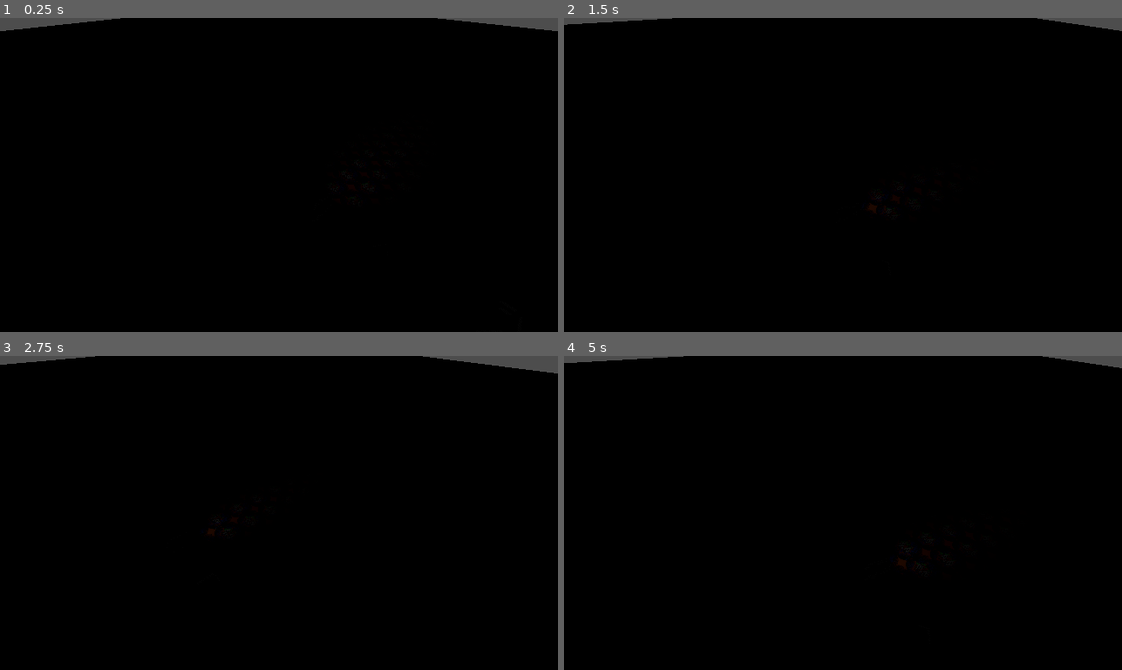
Above: before the commit, frames 1-4 (two rows, left to right).
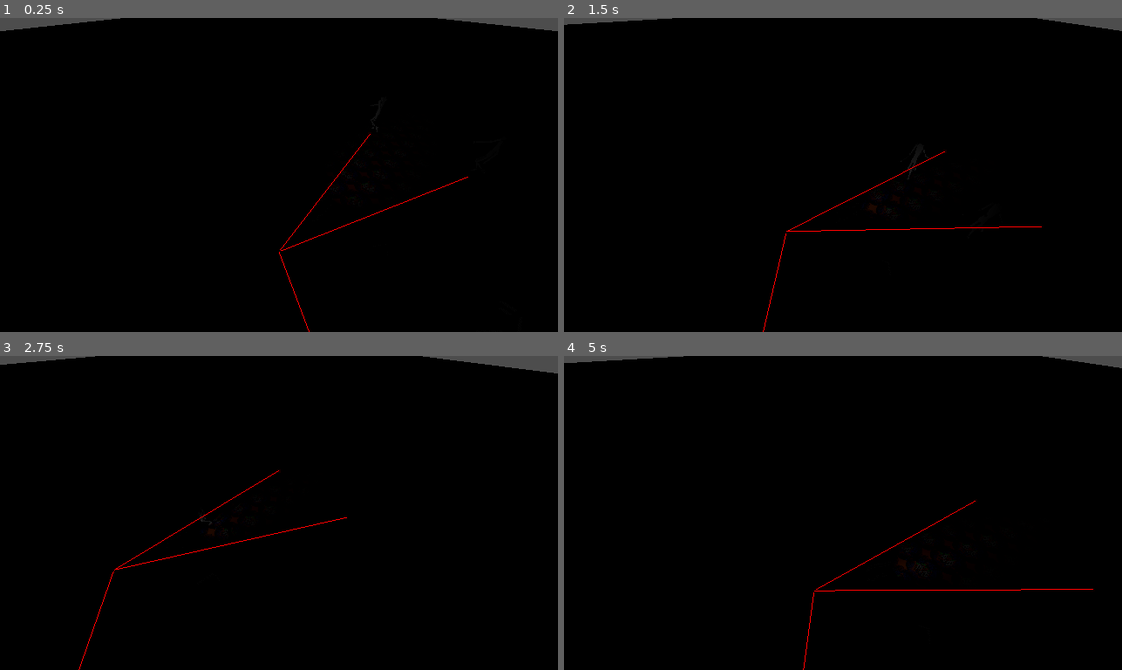
Above: after the commit, the same moments.

Repository: officialErnests/mut-4rr-
Game: Godot game, scene res://Scenes/test.tscn
Two runs of this game, one before a commit and one after it. Both use one fixed random seed, a clock stepped at 60 frames per second and the inputs below.
Inputs (mouse positions are in pixels of both pictures, inside the frame that each line leads up to):
- Up to frame 1 (0.25 s): no input
- Up to frame 2 (1.5 s): tap Enter at 0.5 s; move the mouse to (965, 159) at 0.52 s; hold D (right) 0.53-1.28 s; tap Q (rot_cam_left) at 0.6 s; move the mouse to (731, 190) at 1.27 s; hold S (backward) from 1.28 s (still down); tap E (rot_cam_right) at 1.35 s
- Up to frame 3 (2.75 s): move the mouse to (334, 443) at 2.02 s; release S (backward) at 2.03 s; hold D (right) from 2.03 s (still down); hold Shift (sprint) from 2.03 s (still down)
- Up to frame 4 (5 s): move the mouse to (815, 575) at 2.77 s; release D (right) at 2.78 s; release Shift (sprint) at 2.78 s; hold W (forward) 2.78-3.53 s; right-click (815, 575) at 2.85 s; move the mouse to (1010, 560) at 3.52 s; hold A (left) from 3.53 s (still down); click (1010, 560) at 3.6 s; move the mouse to (675, 465) at 4.27 s; tap Q (rot_cam_left) at 4.35 s

The runs differ from the first frame. In frame 1, 0.2% of the frame differs, in the area x 50-84%, y 36-100%; in frame 2, 0.3%, in the area x 35-86%, y 42-100%; in frame 3, 0.3%; in frame 4, 0.3%.

Commit message:
v0.2.3 NPC WALK - they do be shmoving :DD

Diff:
--- a/Scenes/npc.tscn
+++ b/Scenes/npc.tscn
@@ -1,43 +1,57 @@
-[gd_scene load_steps=6 format=3 uid="uid://bvyc5gq1qi2qw"]
+[gd_scene load_steps=7 format=3 uid="uid://bvyc5gq1qi2qw"]
 
 [ext_resource type="PackedScene" uid="uid://dtohjmomqtvq3" path="res://Scenes/body.tscn" id="1_acqhf"]
 [ext_resource type="Script" uid="uid://cu87j6ixino62" path="res://Scripts/npc/npc_manager.gd" id="1_xxsvc"]
+[ext_resource type="Script" uid="uid://qm1ashy2r86i" path="res://Scripts/npc/npc_navigation.gd" id="3_g6unj"]
 
 [sub_resource type="CapsuleShape3D" id="CapsuleShape3D_acqhf"]
 radius = 0.29003906
 height = 1.5952148
 
 [sub_resource type="SphereShape3D" id="SphereShape3D_acqhf"]
-radius = 2.0
+radius = 4.0
 
 [sub_resource type="BoxShape3D" id="BoxShape3D_xxsvc"]
 size = Vector3(2, 2, 2)
 
-[node name="NPC" type="RigidBody3D" node_paths=PackedStringArray("detection_hitbox", "pickup_hitbox")]
+[node name="NPC" type="RigidBody3D" node_paths=PackedStringArray("interaction_hitbox", "vision_hitbox", "navigator")]
 axis_lock_angular_x = true
 axis_lock_angular_z = true
+linear_damp = 1.0
+angular_damp = 5.0
 script = ExtResource("1_xxsvc")
-detection_hitbox = NodePath("Vision")
-pickup_hitbox = NodePath("PickupArea")
+interaction_hitbox = NodePath("InteractionHitbox")
+vision_hitbox = NodePath("Vision")
+navigator = NodePath("Navigator")
 
 [node name="Body" parent="." instance=ExtResource("1_acqhf")]
+transform = Transform3D(-1, 0, 8.742278e-08, 0, 1, 0, -8.742278e-08, 0, -1, 0, 0, 0)
 
 [node name="CollisionShape3D" type="CollisionShape3D" parent="."]
-transform = Transform3D(1, 0, 0, 0, 1, 0, 0, 0, 1, 0, 0.7976074, 0)
+transform = Transform3D(-1, 0, 8.742278e-08, 0, 1, 0, -8.742278e-08, 0, -1, 0, 0.7976074, 0)
 shape = SubResource("CapsuleShape3D_acqhf")
 
 [node name="Vision" type="Area3D" parent="."]
-transform = Transform3D(1, 0, 0, 0, 1, 0, 0, 0, 1, 0, 1.4, 0)
+transform = Transform3D(-1, 0, 8.742278e-08, 0, 1, 0, -8.742278e-08, 0, -1, 0, 1.4, 0)
 
 [node name="CollisionShape3D" type="CollisionShape3D" parent="Vision"]
-transform = Transform3D(1, 0, 0, 0, 1, 0, 0, 0, 1, 0, 0, 2)
+transform = Transform3D(1, 0, 0, 0, 1, 0, 0, 0, 1, 0, 0, 4)
 shape = SubResource("SphereShape3D_acqhf")
 
+[node name="Navigator" type="Node" parent="." node_paths=PackedStringArray("naviagtion_agent", "rigid_body", "body")]
+script = ExtResource("3_g6unj")
+naviagtion_agent = NodePath("../NavigationAgent3D")
+rigid_body = NodePath("..")
+body = NodePath("../Body")
+
 [node name="NavigationAgent3D" type="NavigationAgent3D" parent="."]
+path_desired_distance = 0.9
+path_height_offset = 1.0
+debug_enabled = true
 
-[node name="PickupArea" type="Area3D" parent="."]
-transform = Transform3D(-1, 0, 0, 0, 1, 0, 0, 0, -1, 0, -0.020662546, 0)
+[node name="InteractionHitbox" type="Area3D" parent="."]
+transform = Transform3D(1, 0, -8.742278e-08, 0, 1, 0, 8.742278e-08, 0, 1, 0, -0.020662546, 0)
 
-[node name="CollisionShape3D" type="CollisionShape3D" parent="PickupArea"]
+[node name="CollisionShape3D" type="CollisionShape3D" parent="InteractionHitbox"]
 transform = Transform3D(1, 0, 0, 0, 1, 0, 0, 0, 1, 0, 1, -1)
 shape = SubResource("BoxShape3D_xxsvc")
--- a/Scenes/test.tscn
+++ b/Scenes/test.tscn
@@ -10,8 +10,9 @@
 [ext_resource type="Script" uid="uid://cktt5pl0bvboc" path="res://Scripts/utils/global_node.gd" id="7_0c07c"]
 
 [sub_resource type="NavigationMesh" id="NavigationMesh_5wyu1"]
-vertices = PackedVector3Array(-49.5, 0.5, -49.5, -49.5, 0.5, 49.5, 49.5, 0.5, 49.5, 49.5, 0.5, -49.5)
-polygons = [PackedInt32Array(3, 2, 0), PackedInt32Array(0, 2, 1)]
+vertices = PackedVector3Array(-49.25, 0.5, 4.5, -10.25, 0.5, 4.5, -9.75, 0.5, 3.25, -7.75, 0.5, -49.25, -49.25, 0.5, -49.25, -7.75, 0.5, 3.25, 5, 0.5, 3.25, 5, 0.5, -49.25, 7, 0.5, 3.25, 7.5, 0.5, 4.5, 49.25, 0.5, 4.5, 49.25, 0.5, -49.25, -9.75, 0.5, 6, -49.25, 0.5, 49.25, -8.5, 0.5, 49.25, -8.25, 0.5, 6, 7, 0.5, 6, 5.75, 0.5, 49.25, 49.25, 0.5, 49.25, 5.5, 0.5, 6)
+polygons = [PackedInt32Array(1, 0, 2), PackedInt32Array(2, 0, 4), PackedInt32Array(2, 4, 3), PackedInt32Array(3, 5, 2), PackedInt32Array(3, 7, 5), PackedInt32Array(5, 7, 6), PackedInt32Array(9, 8, 10), PackedInt32Array(10, 8, 11), PackedInt32Array(11, 8, 7), PackedInt32Array(8, 6, 7), PackedInt32Array(1, 12, 0), PackedInt32Array(0, 12, 13), PackedInt32Array(13, 12, 14), PackedInt32Array(12, 15, 14), PackedInt32Array(9, 10, 16), PackedInt32Array(16, 10, 18), PackedInt32Array(16, 18, 17), PackedInt32Array(17, 19, 16), PackedInt32Array(15, 19, 14), PackedInt32Array(14, 19, 17)]
+agent_radius = 1.0
 
 [sub_resource type="StandardMaterial3D" id="StandardMaterial3D_8od7v"]
 albedo_texture = ExtResource("1_lc1oi")
@@ -23,6 +24,9 @@
 
 [sub_resource type="WorldBoundaryShape3D" id="WorldBoundaryShape3D_ys1qc"]
 
+[sub_resource type="BoxShape3D" id="BoxShape3D_0c07c"]
+size = Vector3(16, 2, 1)
+
 [node name="Node3D" type="Node3D"]
 
 [node name="Player" parent="." instance=ExtResource("2_8od7v")]
@@ -31,7 +35,13 @@
 script = ExtResource("6_5wyu1")
 
 [node name="NPC" parent="NPC_MASTER" instance=ExtResource("6_0c07c")]
-transform = Transform3D(1, 0, 0, 0, 1, 0, 0, 0, 1, 3, 1.0135527, -5)
+transform = Transform3D(-1, 0, 8.742278e-08, 0, 1, 0, -8.742278e-08, 0, -1, 3, 1.0135527, -7.1115646)
+
+[node name="NPC2" parent="NPC_MASTER" instance=ExtResource("6_0c07c")]
+transform = Transform3D(-1, 0, 8.742278e-08, 0, 1, 0, -8.742278e-08, 0, -1, -1, 1.0135527, -7.1115646)
+
+[node name="NPC3" parent="NPC_MASTER" instance=ExtResource("6_0c07c")]
+transform = Transform3D(-1, 0, 8.742278e-08, 0, 1, 0, -8.742278e-08, 0, -1, 0, 1.0135527, 9.888435)
 
 [node name="Map" type="NavigationRegion3D" parent="."]
 navigation_mesh = SubResource("NavigationMesh_5wyu1")
@@ -45,6 +55,13 @@
 
 [node name="CollisionShape3D" type="CollisionShape3D" parent="Map/StaticBody3D"]
 shape = SubResource("WorldBoundaryShape3D_ys1qc")
+
+[node name="StaticBody3D2" type="StaticBody3D" parent="Map"]
+collision_layer = 3
+
+[node name="CollisionShape3D2" type="CollisionShape3D" parent="Map/StaticBody3D2"]
+transform = Transform3D(1, 0, 0, 0, 1, 0, 0, 0, 1, -1.5, 1, 4.644211)
+shape = SubResource("BoxShape3D_0c07c")
 
 [node name="Items" type="Node3D" parent="."]
 
@@ -63,3 +80,6 @@
 
 [node name="Item_preset2" parent="Items" instance=ExtResource("5_5wyu1")]
 transform = Transform3D(1, 0, 0, 0, 1, 0, 0, 0, 1, 5, 0, -2)
+params = {
+"door_key": 1
+}
--- a/Scripts/globals/enums.gd
+++ b/Scripts/globals/enums.gd
@@ -12,6 +12,7 @@
 	KILLTIME,
 	ITEM_FIND,
 	ITEM_PICKUP,
+	ITEM_WALKTO,
 	FINDROOM,
 	ATTACK,
 	DEFEND,
@@ -19,5 +20,5 @@
 	ACTIVATE,
 	EAT,
 	DRINK,
-	WALKTO
+	ROOM_WALKTO
 }
--- a/Scripts/globals/global.gd
+++ b/Scripts/globals/global.gd
@@ -6,3 +6,15 @@
 var main_item_holder: Node3D
 
 var global_nodes = {}
+
+func arrToStr(p_input_arr, p_indent) -> String:
+	var result_string = repeatString("\t", p_indent) + "["
+	for iter_string in p_input_arr:
+		result_string += "\n\t" + repeatString("\t", p_indent) + str(iter_string)
+	result_string += "\n" + repeatString("\t", p_indent) +  "]"
+	return result_string
+
+func repeatString(p_string, p_times) -> String:
+	var result = ""
+	for x in range(p_times): result += p_string
+	return result
--- a/Scripts/npc/main/npc_master.gd
+++ b/Scripts/npc/main/npc_master.gd
@@ -7,9 +7,9 @@
 	updateNpcs()
 
 func updateNpcs():
-	for npc in npc_list:
-		npc.update()
+	for iter_npc in npc_list:
+		iter_npc.update()
 
 func initNpcList():
-	for npc in get_children():
-		npc_list.append(npc)
+	for iter_npc in get_children():
+		npc_list.append(iter_npc)
--- a/Scripts/npc/npc_manager.gd
+++ b/Scripts/npc/npc_manager.gd
@@ -1,8 +1,10 @@
 class_name npc extends RigidBody3D
 
-@export var detection_hitbox: Area3D
-@export var pickup_hitbox: Area3D
+@export var interaction_hitbox: Area3D
+@export var vision_hitbox: Area3D
+@export var navigator: Node
 var priority_list: Array[Idea] = []
+var idea_cycle_now := 0
 
 func _ready() -> void:
 	# Finds and picks up first key since funny shit XD
@@ -11,45 +13,62 @@
 func update():
 	var is_decision_made = false
 	var i = -1
+	idea_cycle_now += 1
+	var DEBRAKER = 10
+	print("START of tought\n" + global.arrToStr(priority_list, 0) + "")
 	while i < priority_list.size() - 1:
+		DEBRAKER -= 1
+		if DEBRAKER <= 0: break
 		i += 1
+		print("ITER " + str(i))
 		var tought = priority_list[i]
+		if tought.idea_cycle >= idea_cycle_now: continue
+		tought.idea_cycle = idea_cycle_now
 		if tought.execute():
+			print("^ DOING ^")
 			is_decision_made = true
 			break
 		if tought.expand():
 			i = -1
 			continue
+	print("END of tought\n" + global.arrToStr(priority_list, 0) + "")
 	# if no decision then killtime() needs to be added
 	# also make so that if the function can't be done it adds new element to array and tries that
 	return is_decision_made
 
 #functions return true if rest needs to be skipped
 class Idea:
-	var type: enums.Toughts
+	var tought_types: enums.Toughts
 	var object_of_intrest: enums.ItemType
 	var object_params: Dictionary
 	var this_node: Node
+	var idea_cycle : int
 	func _init(p_type: enums.Toughts, p_object_of_intrest: enums.ItemType, p_object_params: Dictionary, p_parent_node: Node) -> void:
-		type = p_type
+		tought_types = p_type
 		object_params = p_object_params
 		object_of_intrest = p_object_of_intrest
 		this_node = p_parent_node
+		idea_cycle = p_parent_node.idea_cycle_now - 1
+	# aka whenever the idea is prime and ready XD
+	func execute() -> bool:
+		print("executing: " + str(self))
+		return executeIdea()
 	# if it needs somthing beforehand
 	func expand() -> bool:
+		print(".expanding: " + str(self))
 		return expandIdea()
-	# aka whenever the idea is prime and ready XD
-	func execute() -> bool:
-		return executeIdea()
 
 	# returns true if the idea meets requirements
 	func expandIdea() -> bool:
-		match type:
+		match tought_types:
 			enums.Toughts.KILLTIME:
 				pass
 			enums.Toughts.ITEM_FIND:
 				pass
 			enums.Toughts.ITEM_PICKUP:
+				print("- expanded into ITEM_WALKTO")
+				this_node.priority_list.push_front(Idea.new(enums.Toughts.ITEM_WALKTO, object_of_intrest, object_params, this_node))
+			enums.Toughts.ITEM_WALKTO:
 				pass
 			enums.Toughts.FINDROOM:
 				pass
@@ -65,45 +84,41 @@
 				pass
 			enums.Toughts.DRINK:
 				pass
-			enums.Toughts.WALKTO:
+			enums.Toughts.ROOM_WALKTO:
 				pass
 			_: return false
-		return false
+		return true
 
 	# returns true if idea is executed aka no other ideas
 	func executeIdea() -> bool:
-		match type:
-			enums.Toughts.KILLTIME:
-				pass
-			enums.Toughts.ITEM_FIND:
-				pass
+		match tought_types:
 			enums.Toughts.ITEM_PICKUP:
 				var found_item = getIteractableItems()
 				if not found_item: return false
 				print("DO PICKUP SHITERY")
-			enums.Toughts.FINDROOM:
-				pass
-			enums.Toughts.ATTACK:
-				pass
-			enums.Toughts.DEFEND:
-				pass
-			enums.Toughts.SURVIVE:
-				pass
-			enums.Toughts.ACTIVATE:
-				pass
-			enums.Toughts.EAT:
-				pass
-			enums.Toughts.DRINK:
-				pass
+			enums.Toughts.ITEM_WALKTO:
+				var found_item = getVisableItems()
+				if not found_item: return false
+				print("DO WAlK SHITERY")
 			_: return false
 		return true
 
 	#whole alot of checking if item fits description
 	func getIteractableItems() -> Node3D:
-		for detected_body : Node3D in this_node.detection_hitbox.get_overlapping_bodies():
+		var items_inside_detection = this_node.interaction_hitbox.get_overlapping_bodies()
+		return checkForMatchingItem(items_inside_detection)
+
+
+	func getVisableItems() -> Node3D:
+		var items_inside_detection = this_node.vision_hitbox.get_overlapping_bodies()
+		return checkForMatchingItem(items_inside_detection)
+
+	#Helper functions
+	func checkForMatchingItem(p_nodes : Array[Node3D]) -> Node3D:
+		for detected_body : Node3D in p_nodes:
 			if detected_body.is_in_group("item"):
 				var script_main = detected_body.get_node("MAIN")
-				if script_main.type == type:
+				if script_main.tought_types == tought_types:
 					var does_params_fit = true
 					for iter_param_key: String in object_params.keys():
 						if detected_body.params.has(iter_param_key):
@@ -114,3 +129,6 @@
 					if does_params_fit:
 						return detected_body
 		return null
+
+	func _to_string() -> String:
+		return enums.Toughts.keys()[tought_types] + " | " + enums.ItemType.keys()[object_of_intrest] + " - " + JSON.stringify(object_params)
--- a/Scripts/npc/npc_navigation.gd
+++ b/Scripts/npc/npc_navigation.gd
@@ -1,22 +1,30 @@
 extends NB_script
 
-@export var npc_speed:= 100
+@export var npc_speed:= 2
 @export var naviagtion_agent : NavigationAgent3D
 @export var rigid_body : RigidBody3D
-var next_navigation_pos : Vector3
+@export var body: Node3D
 
 func _ready() -> void:
-	pass
+	moveTo(Vector3(0,0,0))
 
 #TODO make npc walk n shit
 func _physics_process(delta: float) -> void:
-	rigid_body.look_at(next_navigation_pos)
-	rigid_body.rotation.x = 0
-	rigid_body.rotation.z = 0
+	if not naviagtion_agent.is_navigation_finished():
+		var nextPos = naviagtion_agent.get_next_path_position()
+		rigid_body.look_at(nextPos)
+		rigid_body.rotation.x = 0
+		rigid_body.rotation.z = 0
 
-	if rigid_body.position.distance_to(next_navigation_pos) > 0.5:
-		var normal = (naviagtion_agent.get_next_path_position() - rigid_body.global_position).normalized() * npc_speed
-		rigid_body.linear_velocity += normal
+		if rigid_body.position.distance_to(nextPos) > 0.5:
+			var normal = (naviagtion_agent.get_next_path_position() - rigid_body.global_position).normalized() * npc_speed
+			rigid_body.linear_velocity.x = normal.x
+			rigid_body.linear_velocity.z = normal.z
+			body.updateAnimation(body.AnimationStates.WALK)
+	else:
+		body.updateAnimation(body.AnimationStates.IDLE)
+
+
 
 
 
Not shown: 1 places in Scenes/test.tscn that only renumber resources
